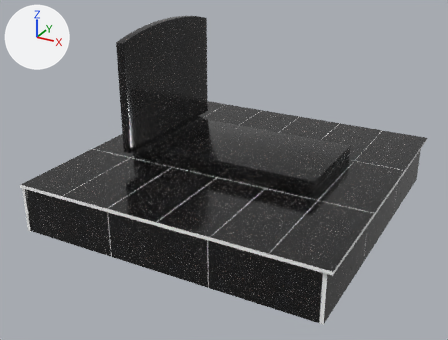
One commit to the glTF model public/models/02_Облицовка/кузнецова [u_2_u].glb: the scene before it, then after it.
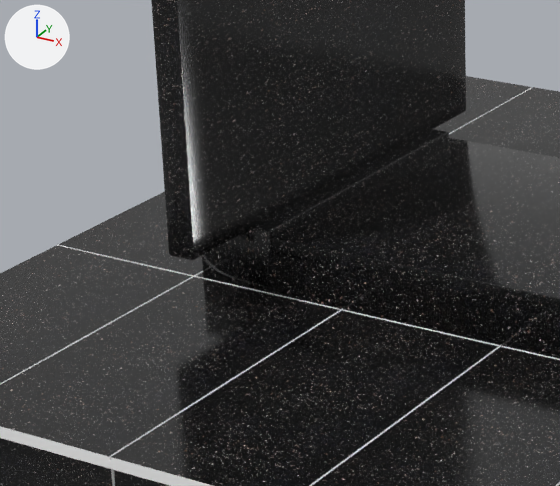
Old and new are each drawn whole from a 50 mm lens placed at (1.593, -2.692, 1.823), pointed at (-0.053, 0.3, 0.327) and again close up on the part from 17% to 52% of the width and 23% to 64% of the height. The lights are fixed; the arrows at upper left show +X, +Y and +Z. Where no turn or scale is listed for an object, it has been applied to the vertices.

Objects in the first close-up: 'Cube.029', 'Cube.031', 'Куб.002', 'Куб.180', 'Куб.183', 'Куб.185'.
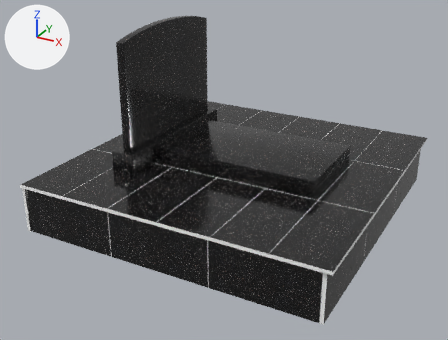
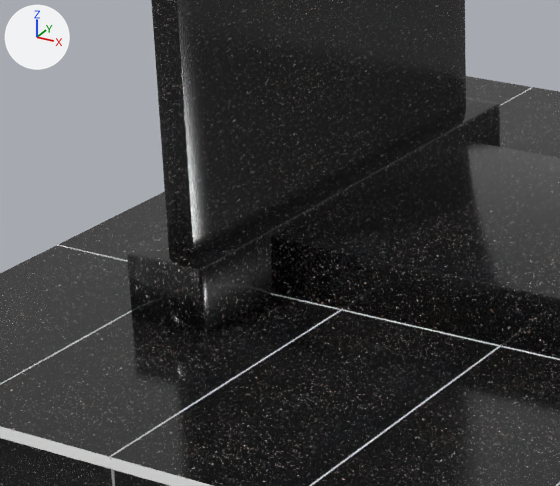
Edits to the bpy script that builds the scene:
```text
Change ob_куб_002:
    ob_куб_002.scale: (1.0, 1.0, 1.0) -> (1.0, 1.67, 1.0)
```

Pixel boxes [x1, y1, x2, y2] of what changed, in the close-ups (560 x 486 px):
'Куб.002', rescaled (51% wider, 44% taller): before [202, 128, 449, 291]; after [127, 98, 500, 333]
